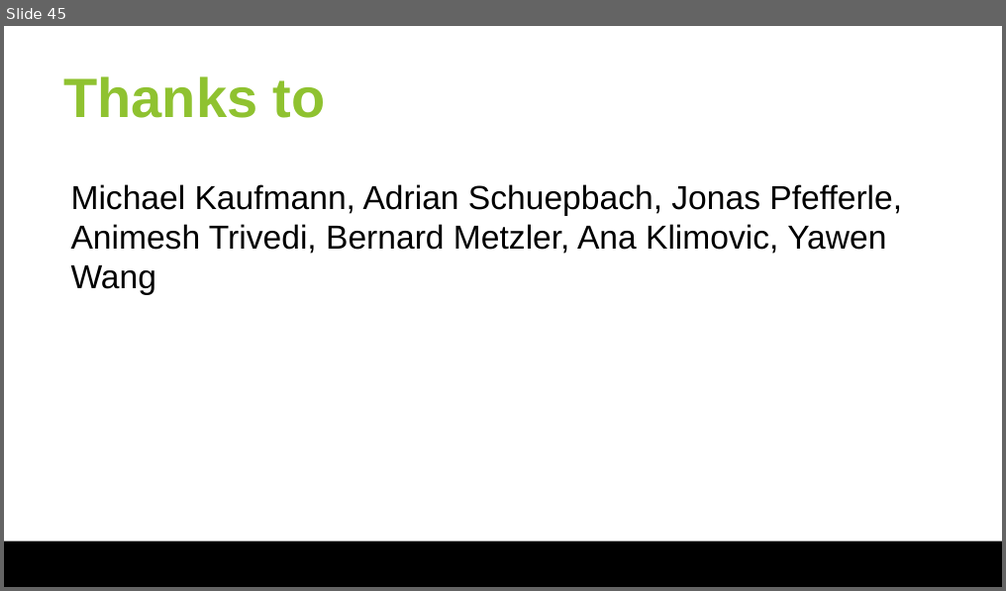
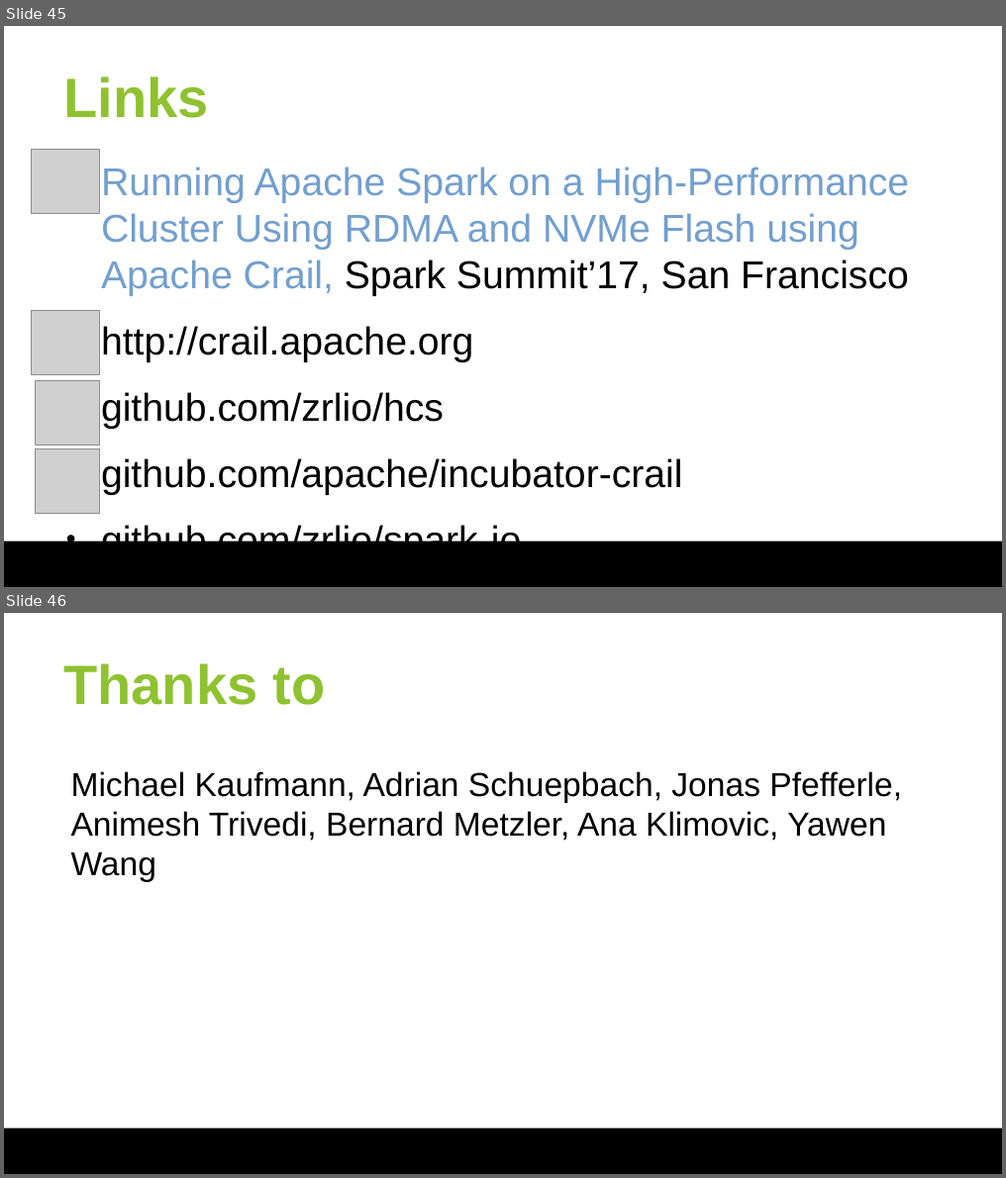
Before and after one commit to huangyibo/spark-summit-18, a slide deck: slides/spark-summit-18.odp. Shown one above the other, each under a label of ours: slide 45 before the commit, slides 45 and 46 after it. The pictures are 1006x591 and 1006x1178 pixels, drawn with LibreOffice and Linux fonts; fonts in the diff are those of the drawing; grey boxes stand for pictures; background and template pictures are left out. Boxes give left, top, right and bottom in pixels: in the first picture for what was removed or moved away, otherwise in the second. Text is boxed around its words. In the diff, an @@ line names an element or a change of style, - is before the commit and + after.

```diff
--- a/slides/spark-summit-18.odp
+++ b/slides/spark-summit-18.odp
@@ slide 45 added at (x1=4, y1=26, x2=1002, y2=587), background #FFFFFF; not listed: 1 template element that a slide beside it also shows @@
@@ title added at (x1=64, y1=76, x2=209, y2=118), 40 pt, text #8FC230, bold @@
+Links
@@ picture added at (x1=32, y1=149, x2=101, y2=214) @@
@@ text added at (x1=101, y1=167, x2=910, y2=542), 28 pt, text #000000 @@
+● Running Apache Spark on a High-Performance Cluster Using RDMA and NVMe Flash using Apache Crail, Spark Summit’17, San Francisco
+● http://crail.apache.org
+● github.com/zrlio/hcs
+● github.com/apache/incubator-crail
+● github.com/zrlio/spark-io
@@ text added at (x1=257, y1=167, x2=749, y2=179), 10 pt, text #FFFFFF, bold @@
+put your #assignedhashtag here by setting the footer in view-header/footer
@@ picture added at (x1=32, y1=310, x2=101, y2=375) @@
@@ picture added at (x1=35, y1=380, x2=100, y2=445) @@
@@ picture added at (x1=36, y1=449, x2=101, y2=514) @@
@@ what was slide 45 is now slide 46 @@
```
Also in this commit, not shown: 2 slides changed, 1 other slide added, 1 slide removed, 1 other file.
